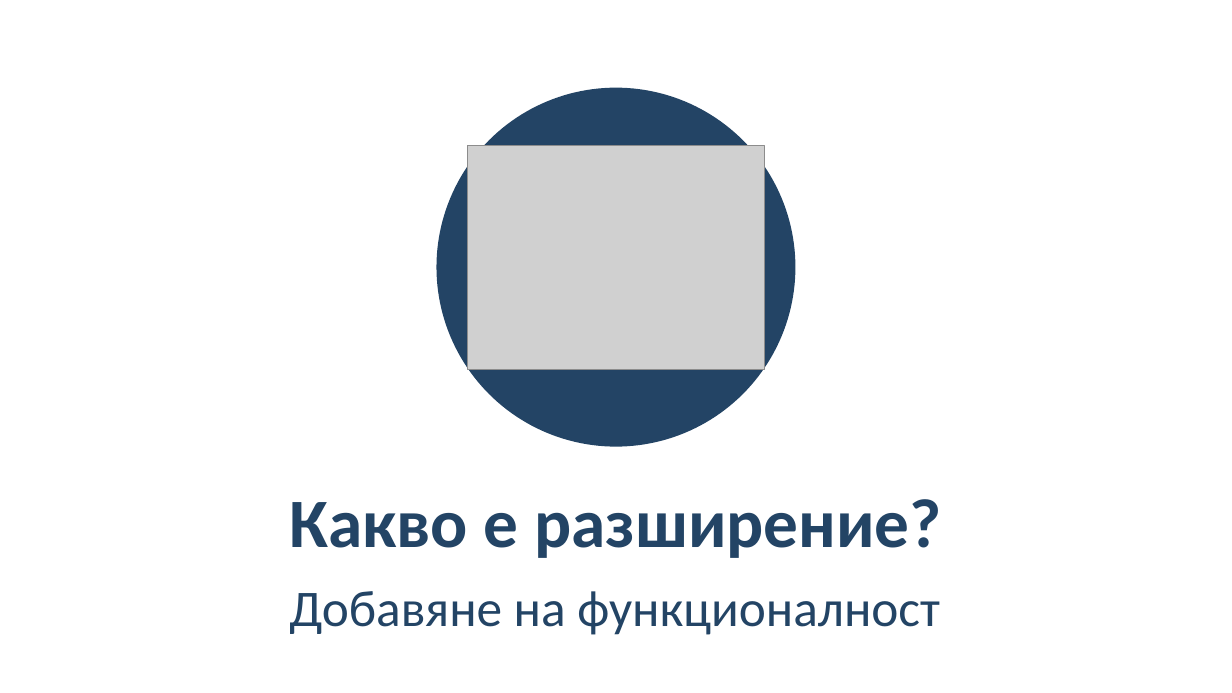
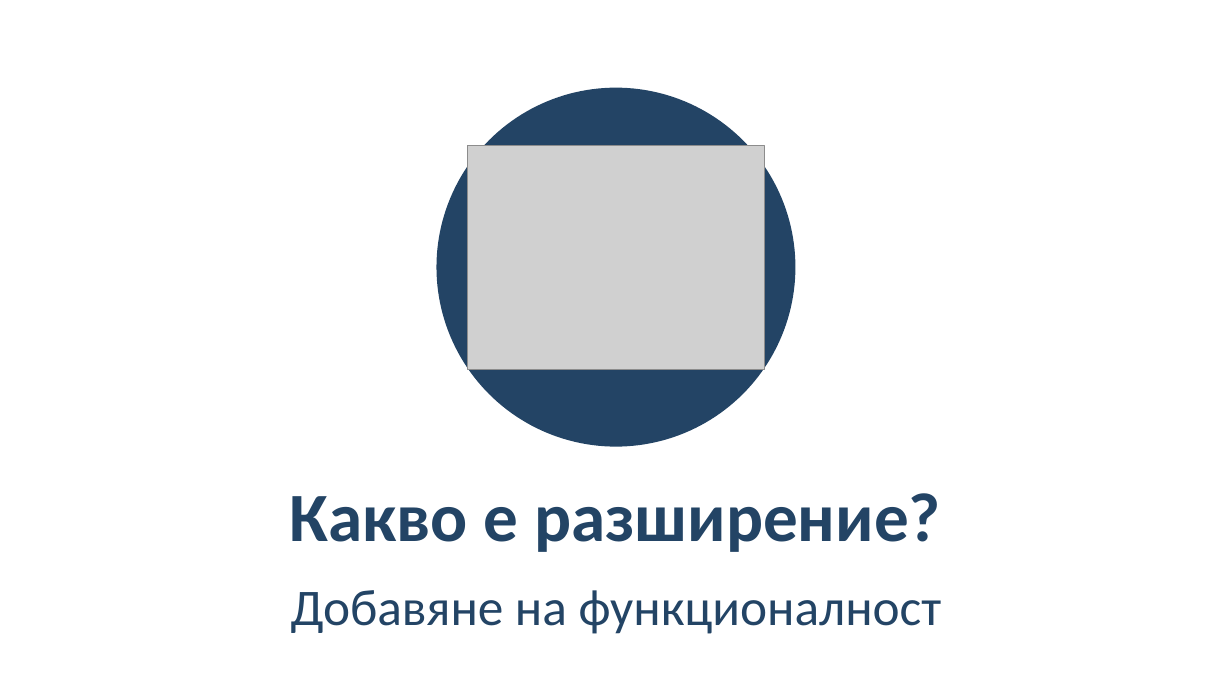
Before and after one commit to BG-IT-Edu/School-Programming, a slide deck: slide 3 of Courses/Computer-Modeling-and-IT/Computer-Modeling-and-IT-5-Class/18-Drawing-Figures/18-Drawing-Figures.pptx. Drawn at 1232x693 pixels with LibreOffice and Linux fonts; fonts in the diff are those of the drawing; grey boxes stand for pictures; background and template pictures are left out. Boxes give left, top, right and bottom in pixels: in the first picture for what was removed or moved away, otherwise in the second. Text is boxed around its words. In the diff, an @@ line names an element or a change of style, - is before the commit and + after.

```diff
--- a/Courses/Computer-Modeling-and-IT/Computer-Modeling-and-IT-5-Class/18-Drawing-Figures/18-Drawing-Figures.pptx
+++ b/Courses/Computer-Modeling-and-IT/Computer-Modeling-and-IT-5-Class/18-Drawing-Figures/18-Drawing-Figures.pptx
@@ title "Какво е разширение?" at (289, 493, 941, 552): line spacing 1.05 to 1; less space between paragraphs @@
@@ subtitle "Добавяне на функционалност" at (291, 590, 942, 634): list level 2 to 1 in "Добавяне на функционалност" @@
```
Also in this commit, not shown: 12 other slides changed, 3 slides added, 3 slides removed, 5 other files.
